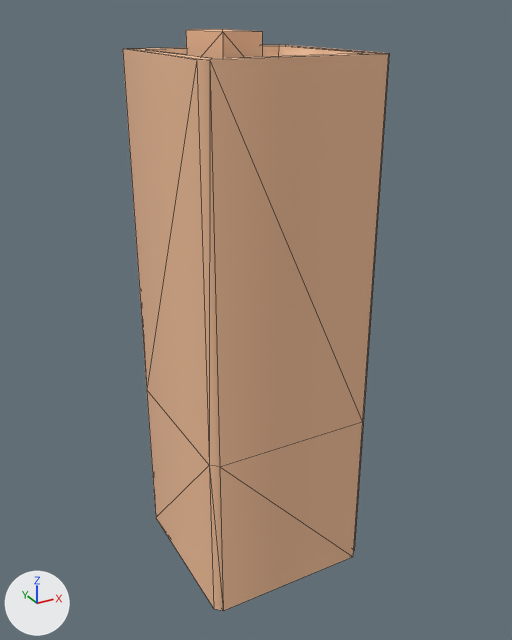
What one commit did to the glTF model assets/kenney/citycommercial/low-detail-building-k.glb.
The view is the same before and after, from a camera (50 mm lens) standing at (-0.892, -1.651, 1.597) and looking at (0.012, -0.007, 0.775). The lights are fixed; the arrows at lower left show +X, +Y and +Z. The picture after the commit comes second. Mesh edges are drawn as thin lines.

In view in the first picture: 'low-detail-building-k'.
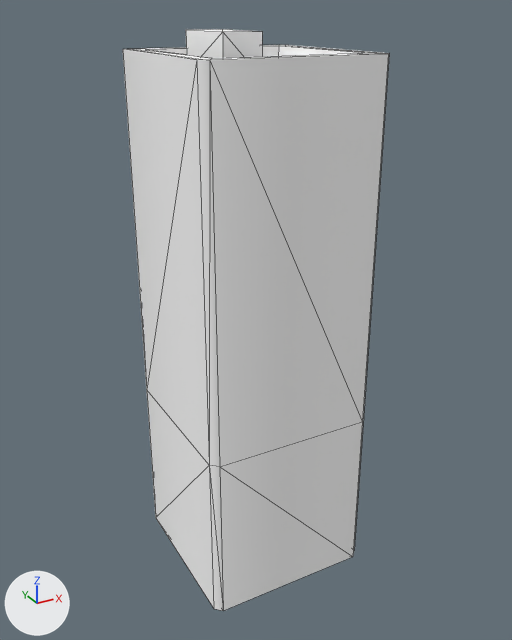
Where the change shows, as pixel boxes [x1, y1, x2, y2] in the pictures (512 x 640 px):
'low-detail-building-k', recoloured (lighter)
    both: [123, 29, 389, 611]

The change in detail:
Material 'colormap.146' (mat_colormap_146) is new.
Its base color is (1.0, 1.0, 1.0) (white #ffffff).
Its roughness is 1.0.
me_low_detail_building_k has 48 vertices, 86 faces and spans x -0.25..0.25, y -0.25..0.25, z 0.0..1.55.
me_low_detail_building_k no longer uses material mat_colormap.
me_low_detail_building_k gains material mat_colormap_146 (white #ffffff).
